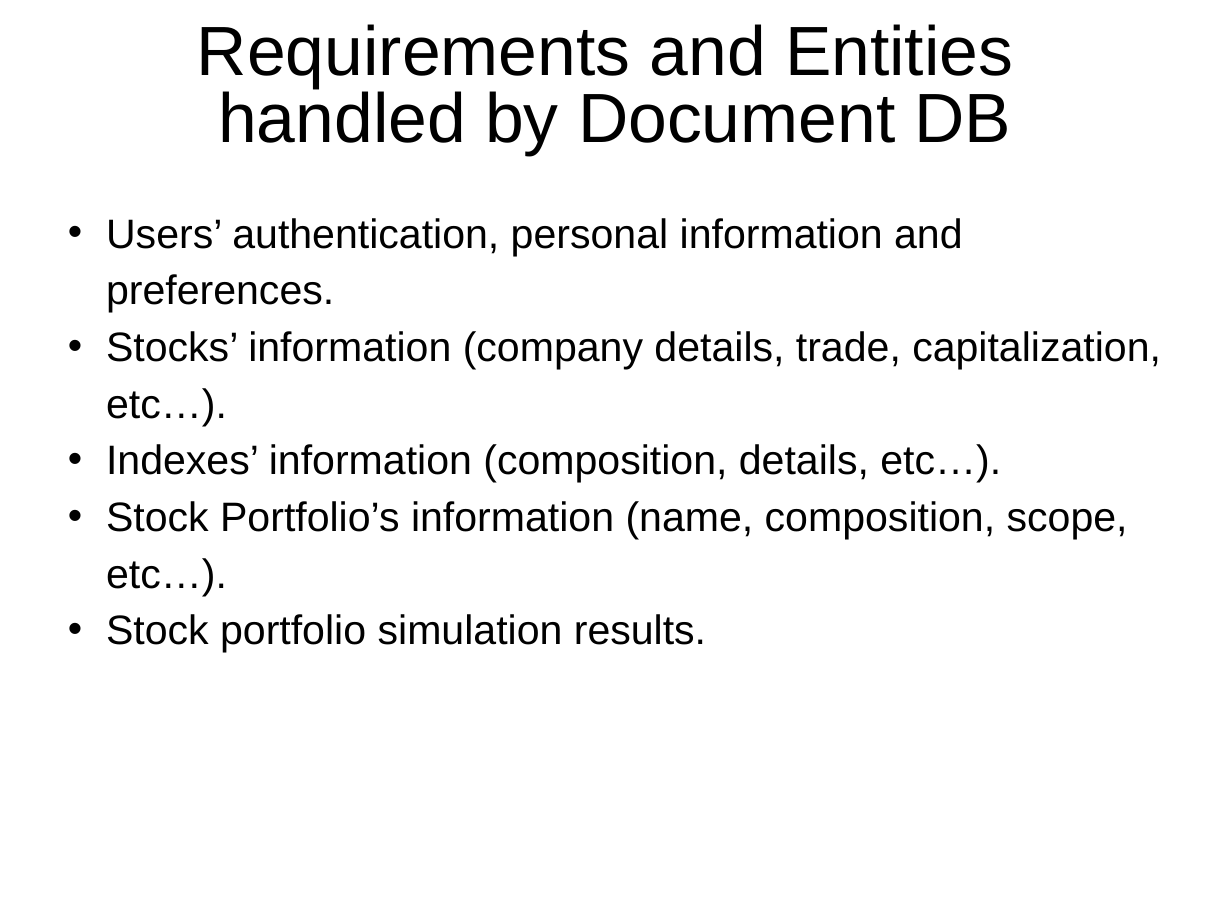
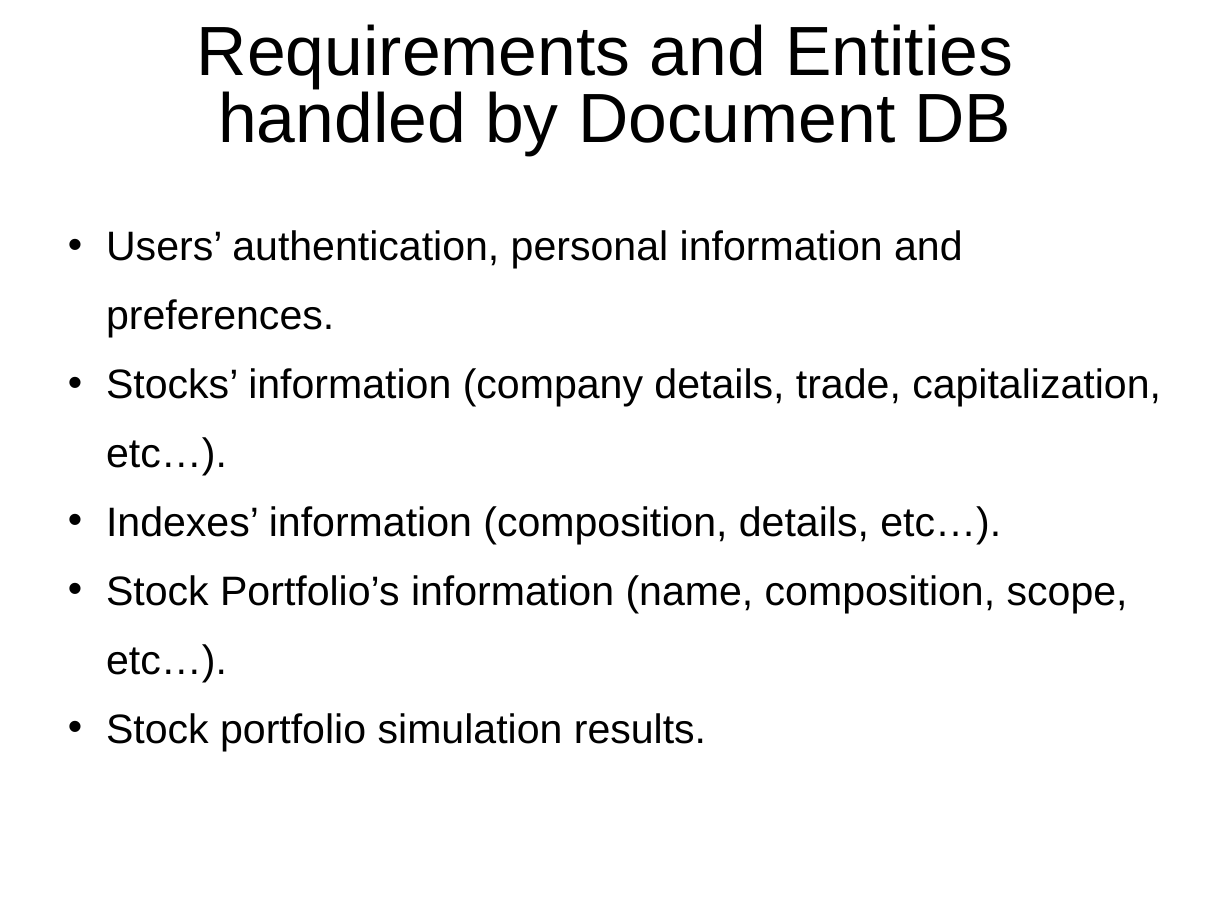
Before and after one commit to rambodrahmani/stocksim, a slide deck: slide 6 of documentation/stocksim_preliminary_presentation.pptx. Drawn at 1232x924 pixels with LibreOffice and Linux fonts; fonts in the diff are those of the drawing; background and template pictures are left out. Boxes give left, top, right and bottom in pixels: in the first picture for what was removed or moved away, otherwise in the second. Text is boxed around its words. In the diff, an @@ line names an element or a change of style, - is before the commit and + after.

```diff
--- a/documentation/stocksim_preliminary_presentation.pptx
+++ b/documentation/stocksim_preliminary_presentation.pptx
@@ text "Users’ authentication, personal information and ..." at (106, 230, 1161, 751): line spacing 1.15 to 1.4 @@
```
Also in this commit, not shown: 3 other slides changed.
